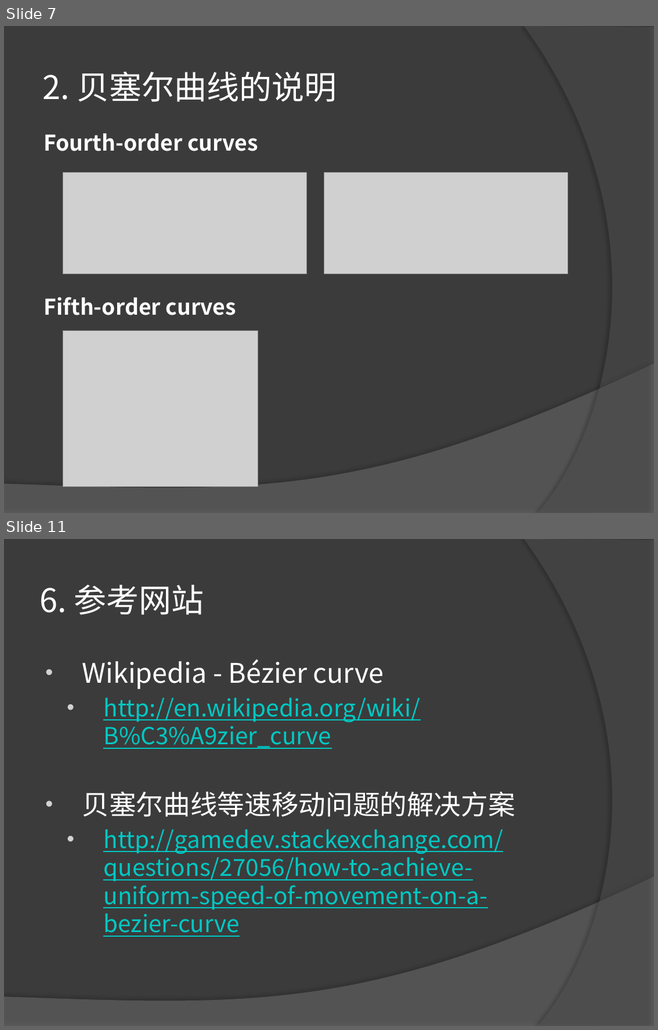
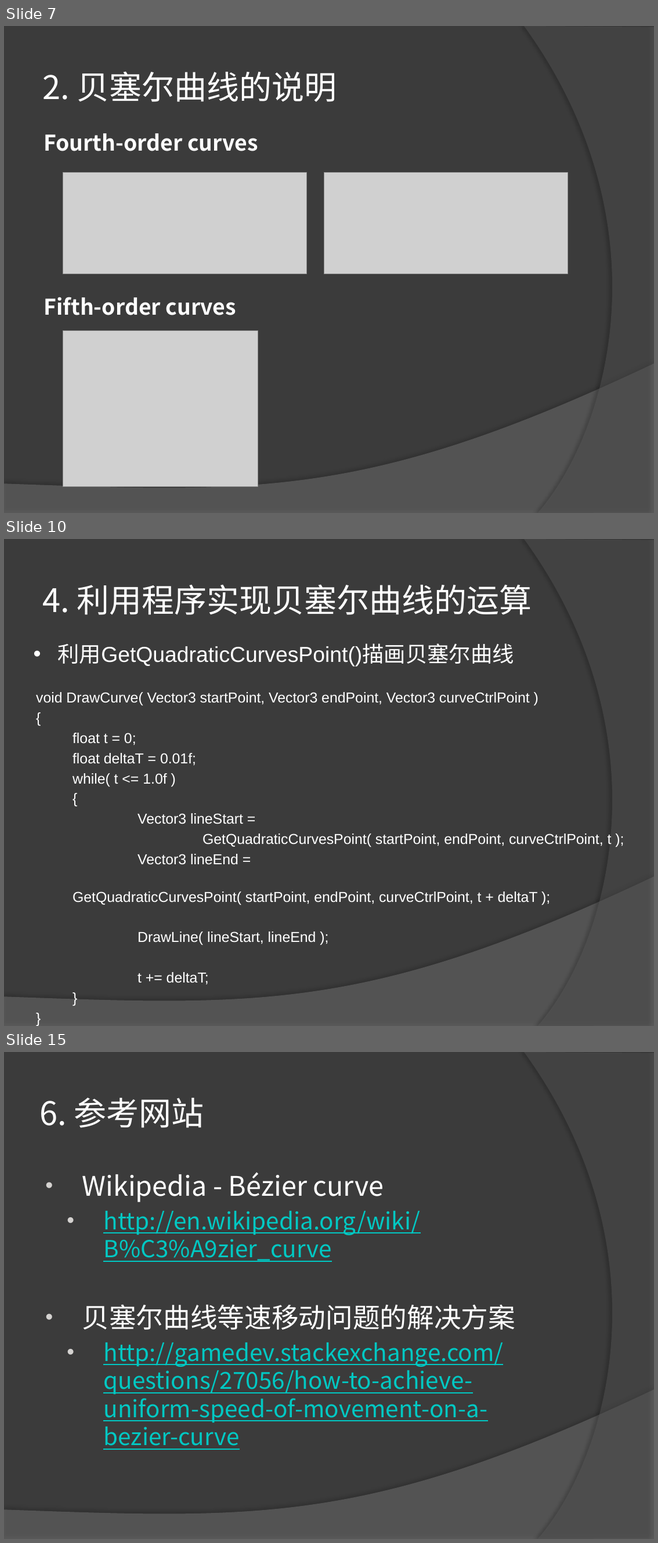
Before and after one commit to LEAVESZJ/BezierCurve, a slide deck: PPT/关于贝塞尔曲线等速移动问题的说明.pptx. Shown one above the other, each under a label of ours: slides 7 and 11 before the commit, slides 7, 10 and 15 after it; the slides between them are not shown. The pictures are 658x1030 and 658x1543 pixels, drawn with LibreOffice and Linux fonts; fonts in the diff are those of the drawing; grey boxes stand for pictures. Boxes give left, top, right and bottom in pixels: in the first picture for what was removed or moved away, otherwise in the second. Text is boxed around its words. In the diff, an @@ line names an element or a change of style, - is before the commit and + after.

```diff
--- a/PPT/关于贝塞尔曲线等速移动问题的说明.pptx
+++ b/PPT/关于贝塞尔曲线等速移动问题的说明.pptx
@@ slide 10 added at (4, 539, 654, 1026), background #3B3B3B; not listed: 2 template elements that a slide beside it also shows @@
@@ title added at (42, 584, 531, 615), 36 pt, text #FFFFFF @@
+4. 利用程序实现贝塞尔曲线的运算
@@ text added at (58, 643, 514, 667), 24 pt, text #FFFFFF @@
+• 利用GetQuadraticCurvesPoint()描画贝塞尔曲线
@@ text added at (36, 692, 611, 984), 16 pt, text #FFFFFF @@
+void DrawCurve( Vector3 startPoint, Vector3 endPoint, Vector3 curveCtrlPoint )
+{
+float t = 0;
+float deltaT = 0.01f;
+while( t <= 1.0f )
+{
+Vector3 lineStart =
+GetQuadraticCurvesPoint( startPoint, endPoint, curveCtrlPoint, t );
+Vector3 lineEnd =
+GetQuadraticCurvesPoint( startPoint, endPoint, curveCtrlPoint, t + deltaT );
+DrawLine( lineStart, lineEnd );
+t += deltaT;
+}
+}
@@ what was slide 11 is now slide 15 @@
```
Also in this commit, not shown: 6 slides changed, 3 other slides added.
